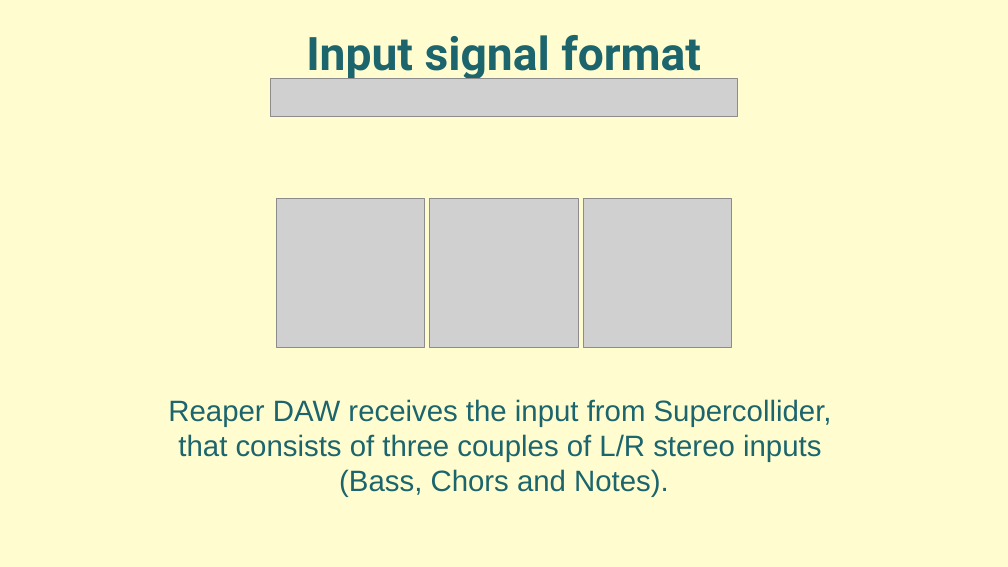
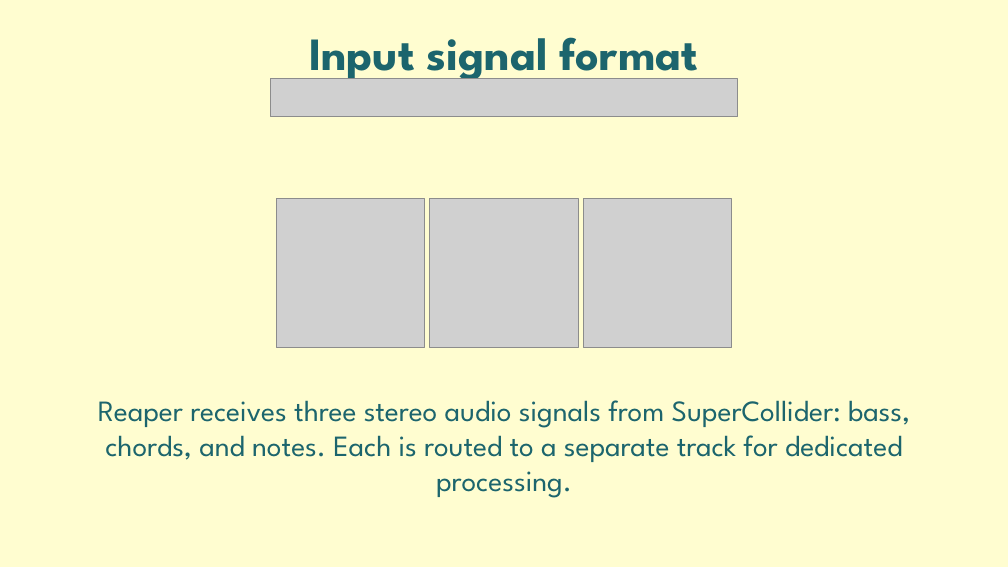
Before and after one commit to Ciorpy/G.A.I.A.-CMLS-2025, a slide deck: slide 18 of GAIA.pptx. Drawn at 1008x567 pixels with LibreOffice and Linux fonts; fonts in the diff are those of the drawing; grey boxes stand for pictures. Boxes give left, top, right and bottom in pixels: in the first picture for what was removed or moved away, otherwise in the second. Text is boxed around its words. In the diff, an @@ line names an element or a change of style, - is before the commit and + after.

```diff
--- a/GAIA.pptx
+++ b/GAIA.pptx
@@ text "Input signal format" at [309, 37, 698, 84]: font Roboto to League Spartan @@
@@ text at [98, 400, 910, 498]: text changed; font Arial to League Spartan @@
-Reaper DAW receives the input from Supercollider,
-that consists of three couples of L/R stereo inputs
-(Bass, Chors and Notes).
+Reaper receives three stereo audio signals from SuperCollider: bass, chords, and notes. Each is routed to a separate track for dedicated processing.
```
Also in this commit, not shown: 29 other slides changed.
